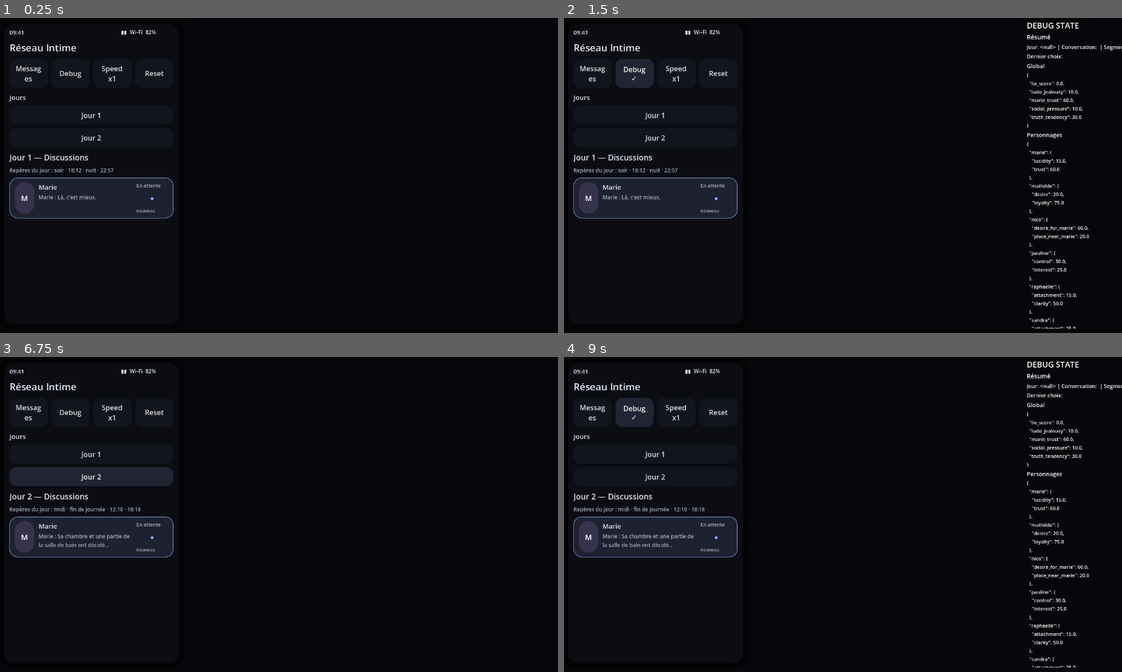
Above: before the commit, frames 1-4 (two rows, left to right).
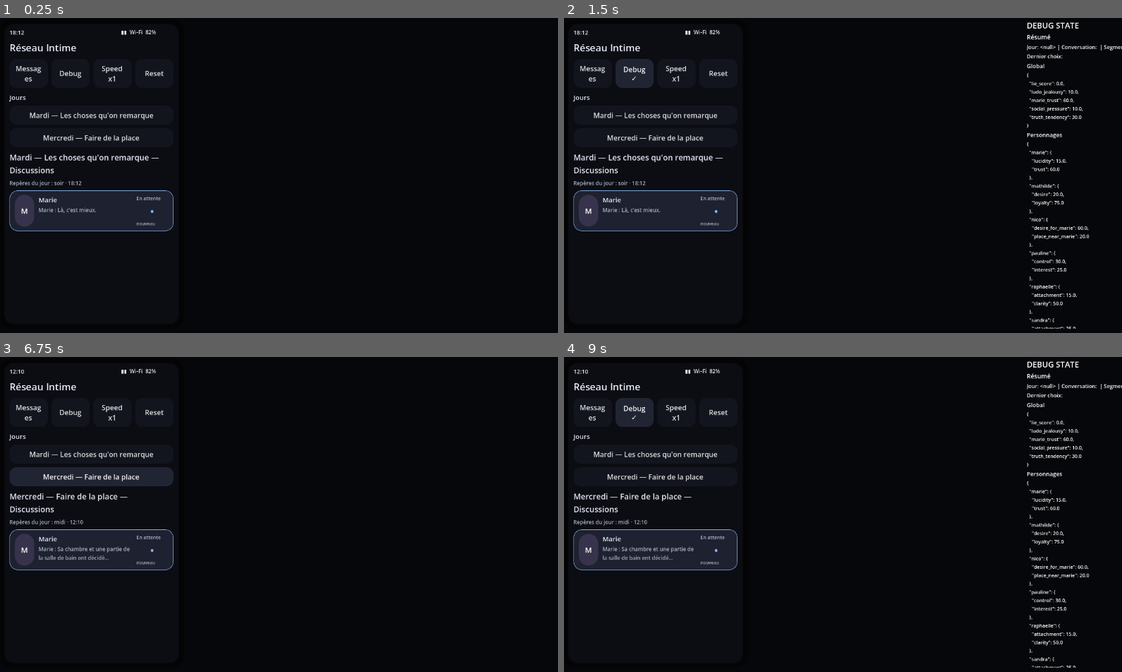
Above: after the commit, the same moments.

Repository: ludowww/reseau-intime
Game: Godot game, scene res://scenes/Main.tscn
Two runs of this game, one before a commit and one after it. Both use one fixed random seed, a clock stepped at 60 frames per second and the inputs below.
Inputs (mouse positions are in pixels of both pictures, inside the frame that each line leads up to):
- Up to frame 1 (0.25 s): no input
- Up to frame 2 (1.5 s): click "Messages" at 0.5 s; click "Debug" at 1.25 s
- Up to frame 3 (6.75 s): click "Debug ✓" at 2 s; click "Speed x1" at 2.75 s; click "Speed x3" at 3.5 s; click "Speed x8" at 4.25 s; click (89, 454) at 5 s, where only the run before the commit has a clickable "Jour 1"; click (89, 454) at 5.75 s, where only the run after the commit has a clickable "Mardi — Les choses qu'on rema…"; click (89, 476) at 6.5 s, where only the run before the commit has a clickable "Jour 2"
- Up to frame 4 (9 s): click (653, 476) at 7.25 s, where only the run after the commit has a clickable "Mercredi — Faire de la place"; click "Messages" at 8 s; click "Debug" at 8.75 s

The runs differ from the first frame. In frame 1, 3.7% of the frame differs, in the area x 1-32%, y 4-68%; in frame 2, 3.7%; in frame 3, 3.9%; in frame 4, 3.9%.

Commit message:
runtime: use V0.81 phone adapter

Diff:
--- a/game/scenes/smartphone/PhonePrototype.tscn
+++ b/game/scenes/smartphone/PhonePrototype.tscn
@@ -1,6 +1,6 @@
 [gd_scene load_steps=2 format=3 uid="uid://phone_prototype"]
 
-[ext_resource type="Script" path="res://scripts/ui/PhonePrototype.gd" id="1"]
+[ext_resource type="Script" path="res://scripts/ui/PhonePrototypeV081.gd" id="1"]
 
 [node name="PhonePrototype" type="Control"]
 layout_mode = 3
